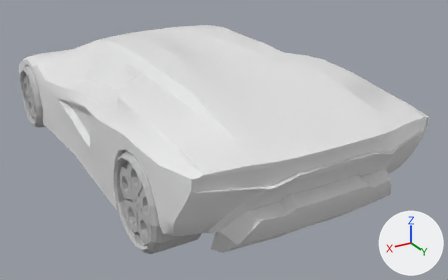
Renders of the Blender file lamborgini.blend from each side of a commit.
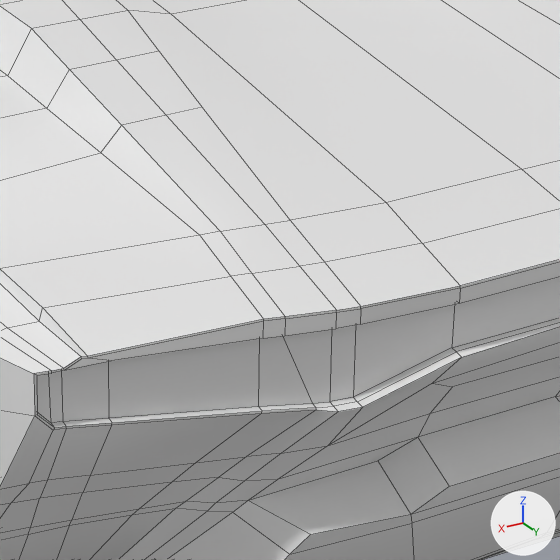
The first picture shows the older version from a 50 mm camera at (3.93, 8.06, 3.9) aimed at (-0.51, 0.67, 0.21). The close-ups show both versions on the part from 41% to 73% of the width and 30% to 81% of the height of that picture; other places that the commit changed are outside them. The axes (+X, +Y, +Z) are drawn at lower right. The lights are the same throughout. The close-ups show mesh edges as thin lines.

The older version as bpy lines, for what is in view:
```python
me_cube = bpy.data.meshes.new('Cube')
me_cube.from_pydata(...)  # 733 vertices, 677 faces; spans x 0.0..1.69, y -3.73..3.78, z 0.14..1.78
me_cube.polygons.foreach_set('use_smooth', [True] * 677)
me_cube.materials.append(mat_material)  # white #e7e7e7
# before: 246 (0.96, 3.68, 1.38) at pixel (285, 318), 248 (1.01, 3.67, 1.38) at pixel (263, 321), 249 (0.83, 3.72, 1.38) at pixel (336, 312), 250 (0.49, 3.76, 1.38) at pixel (460, 288), 251 (0.77, 3.73, 1.38) at pixel (360, 308)
# before: 596 (0.0, 3.76, 1.38), 619 (0.48, 3.73, 1.2) at pixel (451, 347), 620 (0.0, 3.74, 1.2), 621 (1.48, 3.51, 1.16) at pixel (62, 421), 622 (1.37, 3.54, 1.16) at pixel (108, 417)
# before: 623 (1.0, 3.64, 1.14) at pixel (258, 406), 624 (0.87, 3.68, 1.12) at pixel (312, 403), 625 (0.76, 3.71, 1.12) at pixel (353, 397), 626 (0.82, 3.69, 1.12) at pixel (329, 401), 627 (1.5, 3.51, 1.16) at pixel (51, 423)
# before: 630 (1.55, 3.5, 1.21)
ob_body = bpy.data.objects.new('body', me_cube)
ob_body.location = (0.0, 0.0, 0.0)
_m = ob_body.modifiers.new('Mirror', 'MIRROR')
```
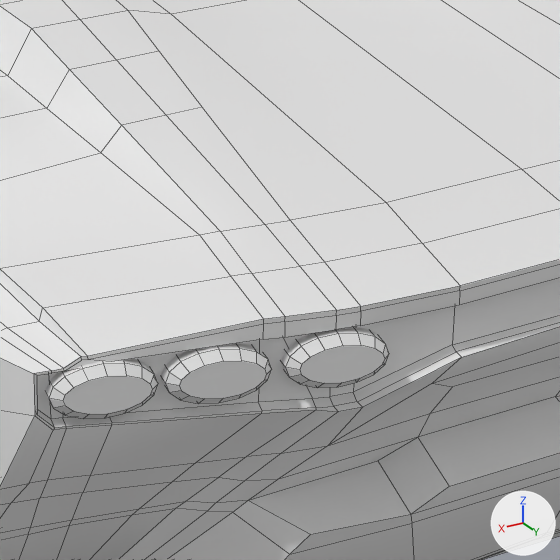
What differs and where, as boxes (x1, y1, x2, y2) in the close-ups (560 x 560 px; the box of a moved part takes in the faces that stretch with it):
```json
{"object": "Cylinder", "change": "added", "after": [45, 327, 389, 419]}
{"part": 1, "of": "me_cube", "change": "moved or reshaped", "before": [37, 260, 560, 428], "after": [37, 260, 560, 428]}
```

Scene script edits in JSON lines:
```json
{"block": "me_cube", "where": "me_cube.from_pydata(...)  # 733 vertices, 677 faces; spans x 0.0..1.69, y -3.73..3.78, z 0.14..1.78"}
{"block": "me_cube", "where": "# used by ob_body; location = (0.0, 0.0, 0.0)"}
{"block": "me_cube", "change": "me_cube part 1"}
{"op": "add", "block": "me_cube", "code": "for i in [*range(619, 628), 630]: me_cube.vertices[i].co += Vector((0.0, 0.0, 0.01))"}
{"op": "add", "block": "me_cube", "code": "for i in [246, *range(248, 252), 596]: me_cube.vertices[i].co += Vector((0.0, 0.0, -0.01))"}
{"op": "add", "block": "me_cylinder", "code": ["me_cylinder = bpy.data.meshes.new('Cylinder')", "me_cylinder.from_pydata(...)  # 144 vertices, 102 faces; spans x 0.662..1.528, y 1.179..1.324, z -3.778..-3.399"]}
{"op": "add", "block": "ob_cylinder", "code": ["ob_cylinder = bpy.data.objects.new('Cylinder', me_cylinder)", "ob_cylinder.location = (0.0, 0.0, 0.0)", "ob_cylinder.rotation_euler = (1.571, 0.0, 0.0)  # degrees (90, 0, 0)", "_m = ob_cylinder.modifiers.new('Mirror', 'MIRROR')"]}
```
